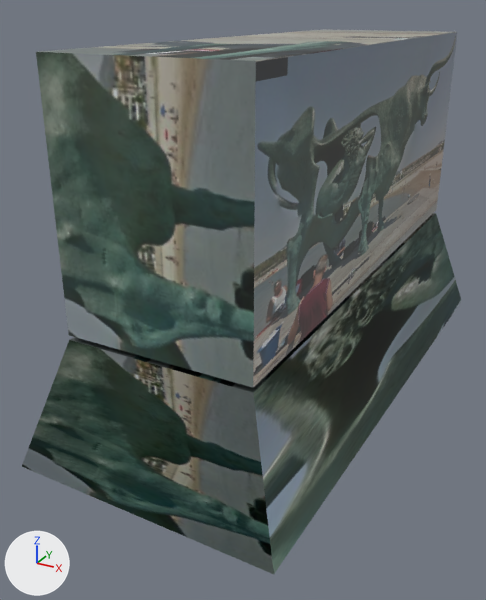
The OBJ model models_ES/monuments/ES_CAT_VNG_pasifae.obj as it was, and as the next commit left it.
Rendered twice from a 50 mm lens placed at (3.25, -7.26, 3.63), pointed at (-0.28, -0.85, 0.43). Arrows for +X, +Y and +Z are at lower left; the lights stay in place. Where no turn or scale is listed for an object, it has been applied to the vertices.

The scene before the commit, as lines of its bpy script (objects in view):
```python
me_cube_001 = bpy.data.meshes.new('Cube.001')
me_cube_001.from_pydata(...)  # 8 vertices, 6 faces; spans x -1.45..1.56, y -3.46..3.0, z -0.68..0.68
me_cube_001.materials.append(mat_material_001)  # picture img_es_cat_vng_pasifae2_png
me_cube_001_cube_002 = bpy.data.meshes.new('Cube.001_Cube.002')
me_cube_001_cube_002.from_pydata(...)  # a box spanning x -1.0..1.0, y -3.0..3.0, z 0.73..3.28
me_cube_001_cube_002.materials.append(mat_material_003)  # picture img_es_cat_vng_pasifae2_png
ob_cube_001 = bpy.data.objects.new('Cube.001', me_cube_001)
ob_cube_001.location = (0.0, 0.0, 0.0)
ob_cube_001_cube_002 = bpy.data.objects.new('Cube.001_Cube.002', me_cube_001_cube_002)
ob_cube_001_cube_002.location = (0.0, 0.0, 0.0)
```
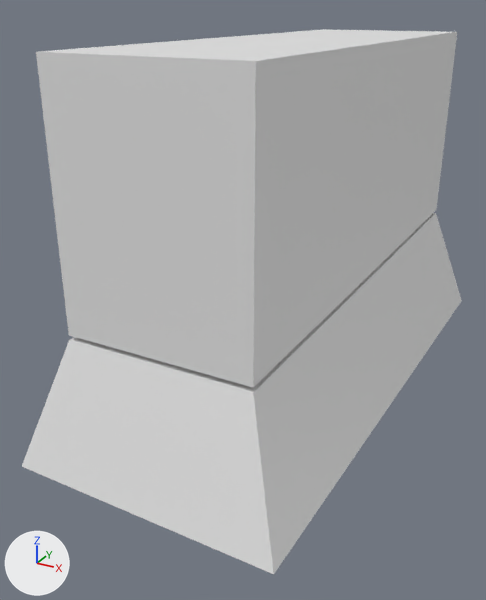
Location of each change, (x1, y1, x2, y2) in pixels of the pictures (486 x 600 px):
'Cube.001_Cube.002', recoloured, surface changed: (36, 29, 457, 388) in both
'Cube.001', recoloured: (22, 213, 462, 574) in both
part 1 of me_cube_001_cube_002, surface changed: (36, 52, 256, 387) in both

The change, as a diff of the scene's bpy script:
```diff
--- a/models_ES/monuments/ES_CAT_VNG_pasifae.obj.py
+++ b/models_ES/monuments/ES_CAT_VNG_pasifae.obj.py
@@ mat_material_005 @@
+mat_material_005 = principled_material('Material.005')
+mat_material_005.base_color = (0.8, 0.8, 0.8)  # white #e7e7e7
+mat_material_005.roughness = 0.526
@@ mat_material_004 @@
+mat_material_004 = principled_material('Material.004')
+mat_material_004.base_color = (0.8, 0.8, 0.8)  # white #e7e7e7
+mat_material_004.roughness = 0.526
@@ me_cube_001 @@
 me_cube_001.from_pydata(...)  # 8 vertices, 6 faces; spans x -1.45..1.56, y -3.46..3.0, z -0.68..0.68
-me_cube_001.materials.append(mat_material_001)  # picture img_es_cat_vng_pasifae2_png
+me_cube_001.materials.append(mat_material_004)  # white #e7e7e7
@@ me_cube_001_cube_002 @@
 me_cube_001_cube_002.from_pydata(...)  # 8 vertices, 6 faces; spans x -1.0..1.0, y -3.0..3.0, z 0.73..3.28
 # used by ob_cube_001_cube_002; location = (0.0, 0.0, 0.0)
-me_cube_001_cube_002.materials.append(mat_material_003)  # picture img_es_cat_vng_pasifae2_png
+# me_cube_001_cube_002 part 1: texture (UV) coordinates of 2 of 6 faces, centred in x 0.0, y -3.0..3.0, z 2.0, changed; they spanned u 0.38..0.88, v 0.25..0.75 and now span u 0.0..0.95, v 0.0..1.0
+me_cube_001_cube_002.materials.append(mat_material_005)  # white #e7e7e7
```
